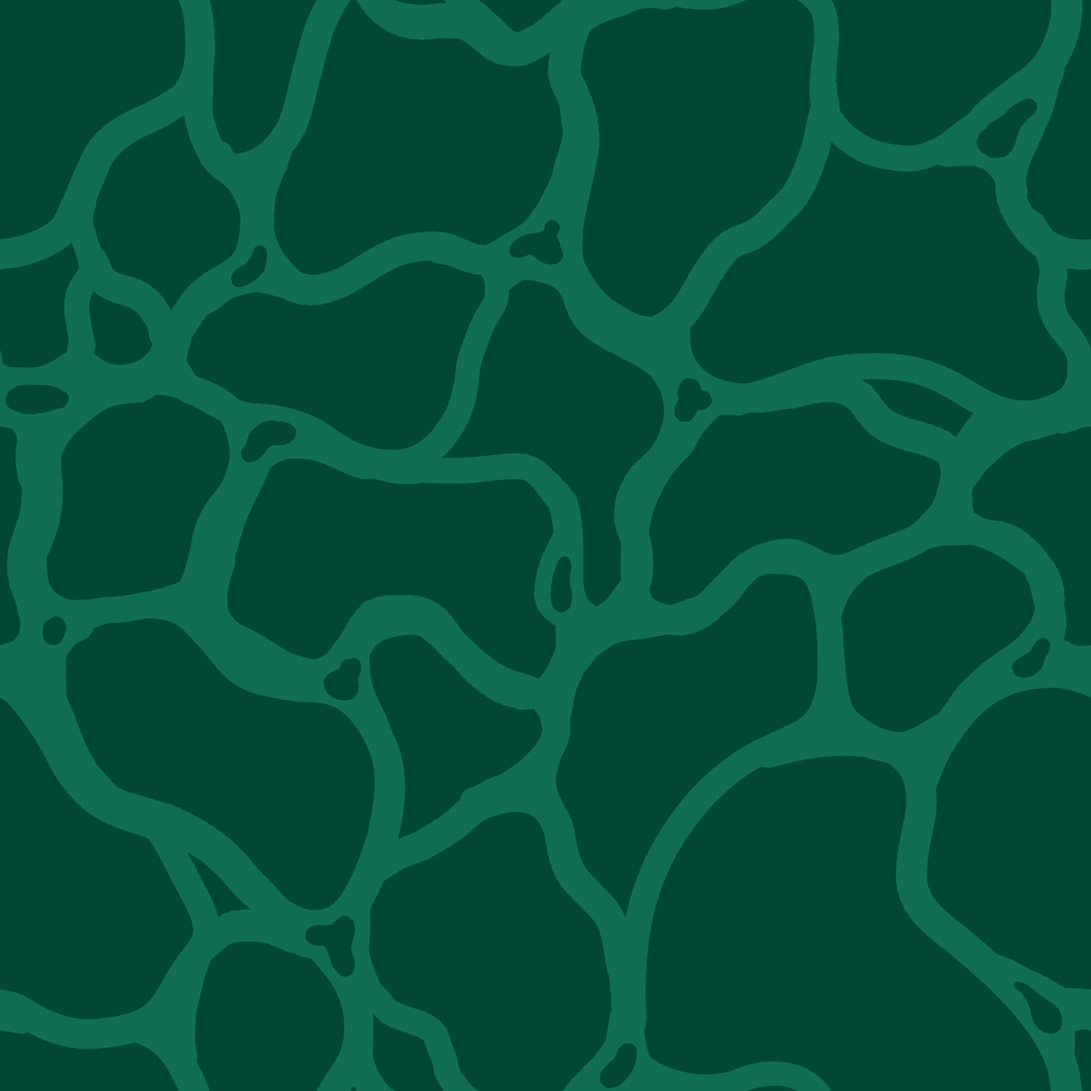
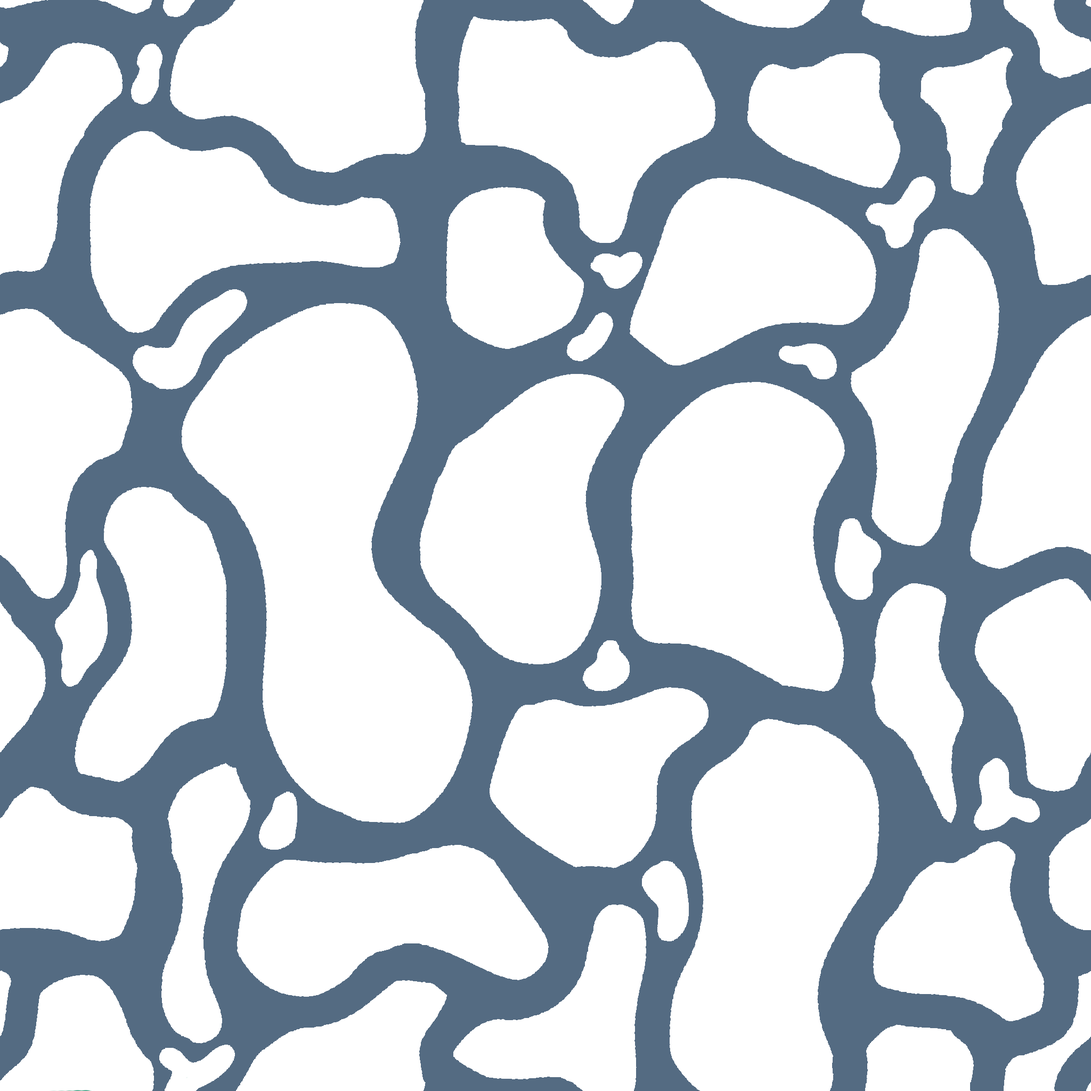
Layered file, before and after one edit (1091×1091). Changes by layer:
added layer "Layer 11" above "Layer 10" over [0, 0, 1091, 1091]
hid "Layer 10" over [0, 0, 1091, 1091]
hid "Layer 1 copy" over [0, 0, 1091, 1091]
hid "Layer 3" over [0, 0, 1091, 1091]
